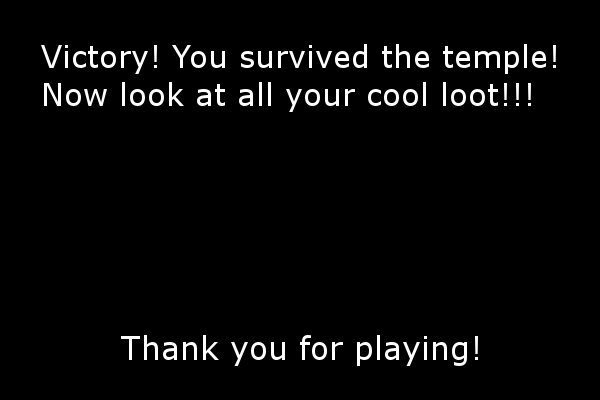
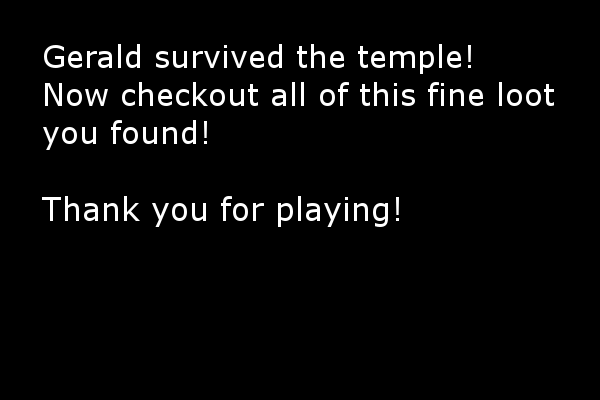
Two versions of the same layered image (600x400). Layer-by-layer changes:
renamed "Thank you for playing!" to (unnamed layer), painted on it over <box>121,335,478,366</box>
renamed "Victory! You survived the temp..." to "Gerald survived the temple! ...", painted on it over <box>41,44,556,227</box>
